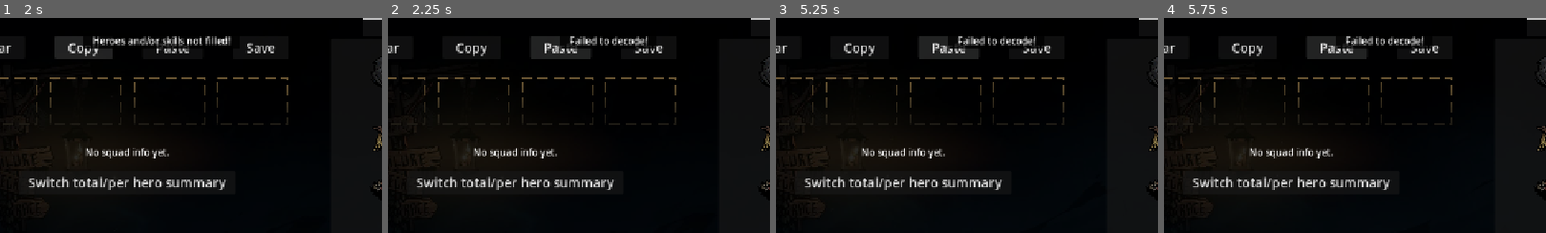
Above: before the commit, frames 1-4 (left to right).
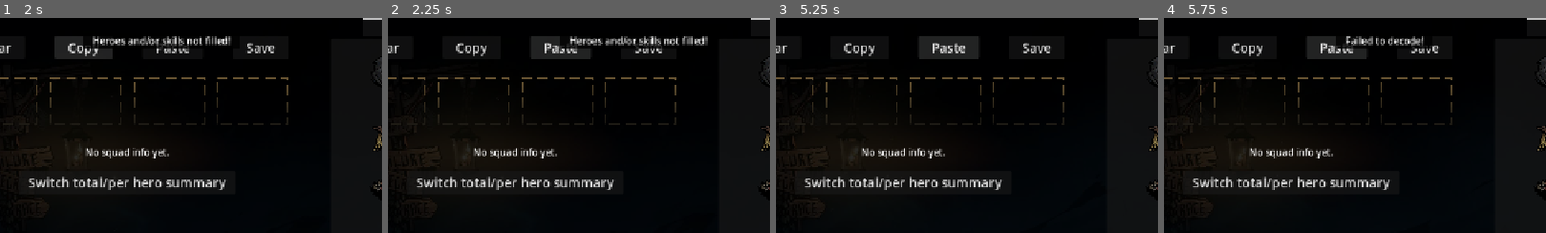
Above: after the commit, the same moments.

Repository: 0-Vanes-0/DD2-Squad-Builder
Game: Godot game, scene res://scenes/main_scene.tscn
Same seed, same stepped clock (60 frames per second), same inputs: the game is played once before the commit and once after it.
Inputs:
- Up to frame 1 (2 s): click "Clear" at 0.5 s; click "Copy" at 1.25 s
- Up to frame 2 (2.25 s): click "Paste" at 2 s
- Up to frame 3 (5.25 s): click "Save" at 2.75 s; click "Clear" at 3.5 s; click "Copy" at 4.25 s; click "Paste" at 5 s
- Up to frame 4 (5.75 s): no input
The pictures show only the part of the screen within x 10-60%, y 0-50%; the shares and areas given below are measured in that part.

Frame 1 is identical in both runs. In frame 2, 1.1% of the frame differs, in the area x 47-84%, y 8-15%; in frame 3, 0.8%; in frame 4, nothing differs.

Commit message:
Build 0.66: logging code

Diff:
--- a/project.godot
+++ b/project.godot
@@ -11,7 +11,7 @@
 [application]
 
 config/name="DD2 Squad Builder"
-config/version="0.65"
+config/version="0.66"
 run/main_scene="uid://c2ktq8osijub2"
 config/features=PackedStringArray("4.5", "GL Compatibility")
 run/max_fps=60
--- a/scenes/main_scene.gd
+++ b/scenes/main_scene.gd
@@ -96,6 +96,7 @@
 		if query != null and not query.is_empty() and query.begins_with("?squad="):
 			var squad_code := query.replace("?squad=", "")
 			paste_squad_data(squad_code)
+			print_debug("Loaded squad from URL parameter: %s" % query)
 
 
 func _on_resized() -> void:
@@ -114,6 +115,7 @@
 
 
 func paste_squad_data(data: Variant):
+	print_debug("Requested paste squad data: %s" % str(data))
 	var squad_data: Dictionary = {}
 	if data is String or data is Dictionary:
 		if data is String:
--- a/src/buttons/paste_button.gd
+++ b/src/buttons/paste_button.gd
@@ -10,4 +10,9 @@
 
 func _on_pressed() -> void:
 	var code := DisplayServer.clipboard_get()
+	if code.is_empty():
+		print_debug("Clipboard is empty, waiting for clipboard to be populated...")
+		await get_tree().create_timer(0.2).timeout
+		code = DisplayServer.clipboard_get()
+	print_debug("Pasting squad code from clipboard: %s" % str(code))
 	main_scene.paste_squad_data(code)
Not shown, changed: build/web/index.html
Not shown, changed: build/web/index.pck
